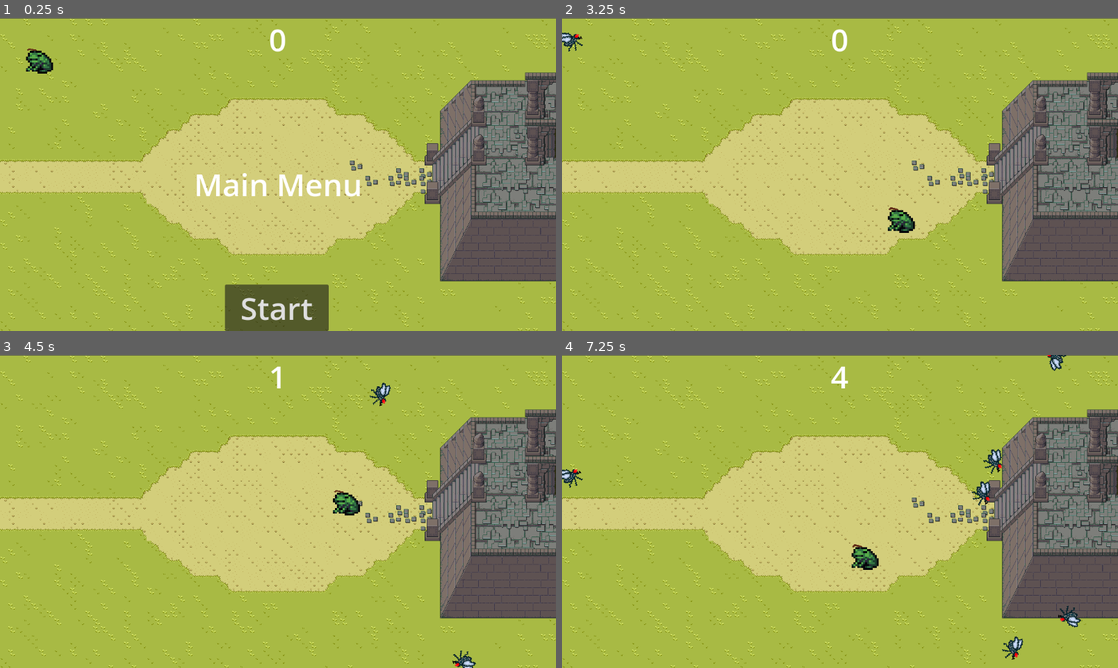
Above: before the commit, frames 1-4 (two rows, left to right).
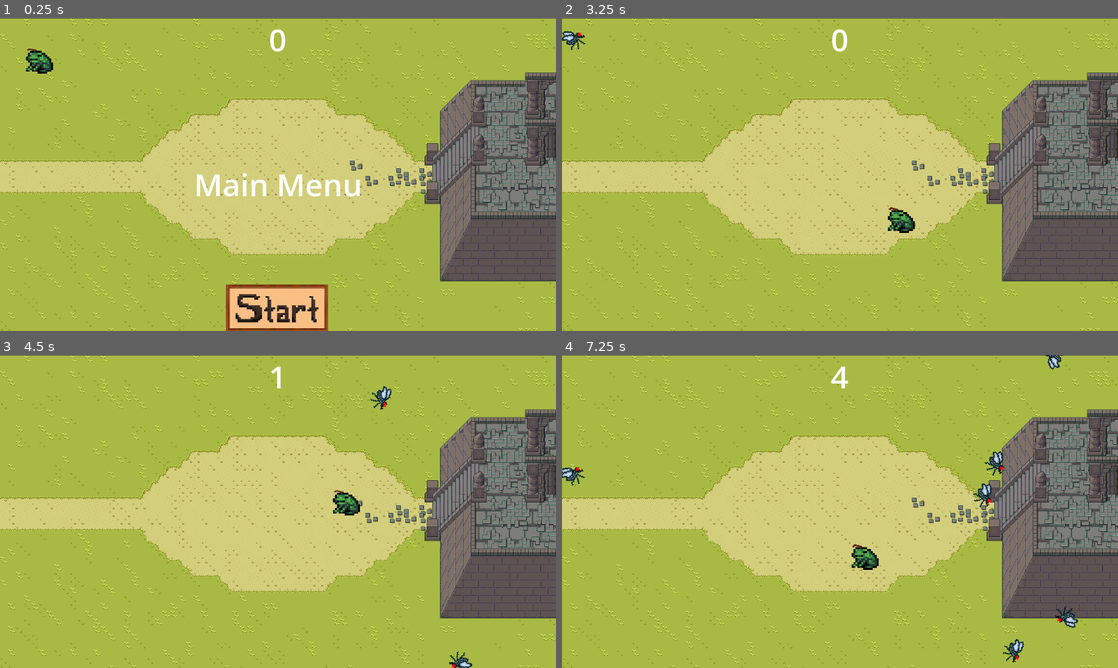
Above: after the commit, the same moments.

Repository: Aquiiia/Froggy-Quest
Game: Godot game, scene res://main/main.tscn
Same seed, same stepped clock (60 frames per second), same inputs: the game is played once before the commit and once after it.
Inputs (mouse positions are in pixels of both pictures, inside the frame that each line leads up to):
- Up to frame 1 (0.25 s): no input
- Up to frame 2 (3.25 s): click (840, 309) at 0.5 s; tap Enter at 1.25 s; hold D (right) 1.28-2.03 s; hold S (down) 2.03-2.78 s; hold D (right) from 2.78 s (still down)
- Up to frame 3 (4.5 s): release D (right) at 3.53 s; hold W (up) 3.53-4.28 s; hold A (left) from 4.28 s (still down)
- Up to frame 4 (7.25 s): release A (left) at 5.78 s; hold S (down) 5.78-6.53 s; hold D (right) from 6.53 s (still down)

The runs differ from the first frame. In frame 1, 2.8% of the frame differs, in the area x 40-60%, y 85-100%; in frame 2, 0.2%; in frame 3, 0.3%; in frame 4, 0.9%.

Commit message:
BUtton...

Diff:
--- a/hud/hud.tscn
+++ b/hud/hud.tscn
@@ -1,6 +1,7 @@
-[gd_scene load_steps=2 format=3 uid="uid://bkudxqac61kr1"]
+[gd_scene load_steps=3 format=3 uid="uid://bkudxqac61kr1"]
 
 [ext_resource type="Script" path="res://hud/hud.gd" id="1_6b2kp"]
+[ext_resource type="Texture2D" uid="uid://bf0cwyga3vflb" path="res://hud/start_btn.png" id="2_4mmmj"]
 
 [node name="HUD" type="CanvasLayer"]
 script = ExtResource("1_6b2kp")
@@ -33,19 +34,14 @@
 vertical_alignment = 1
 autowrap_mode = 2
 
-[node name="StartButton" type="Button" parent="."]
-anchors_preset = 7
-anchor_left = 0.5
-anchor_top = 1.0
-anchor_right = 0.5
-anchor_bottom = 1.0
-offset_left = -110.0
-offset_top = -96.0
-offset_right = 105.0
-grow_horizontal = 2
-grow_vertical = 0
-theme_override_font_sizes/font_size = 64
-text = "Start"
+[node name="StartButton" type="TextureButton" parent="."]
+offset_left = 468.0
+offset_top = 552.0
+offset_right = 680.0
+offset_bottom = 650.0
+action_mode = 0
+texture_normal = ExtResource("2_4mmmj")
+stretch_mode = 0
 
 [node name="MessageTimer" type="Timer" parent="."]
 wait_time = 2.0
Binary file added: hud/start_btn.png
Not shown, added: hud/start_btn.png.import
